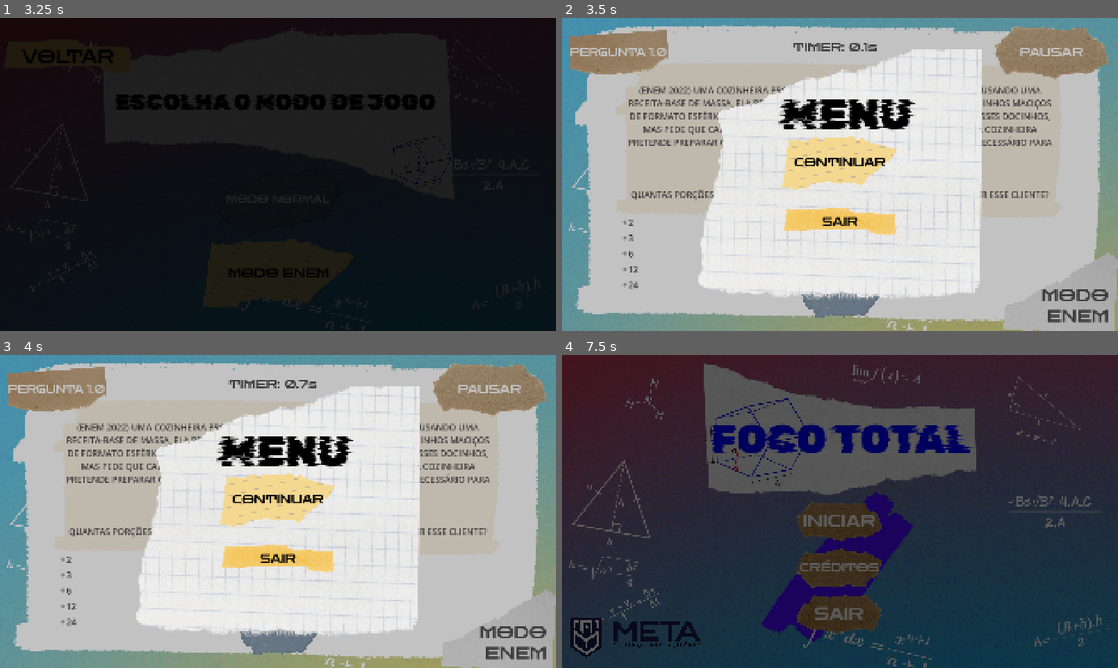
Above: before the commit, frames 1-4 (two rows, left to right).
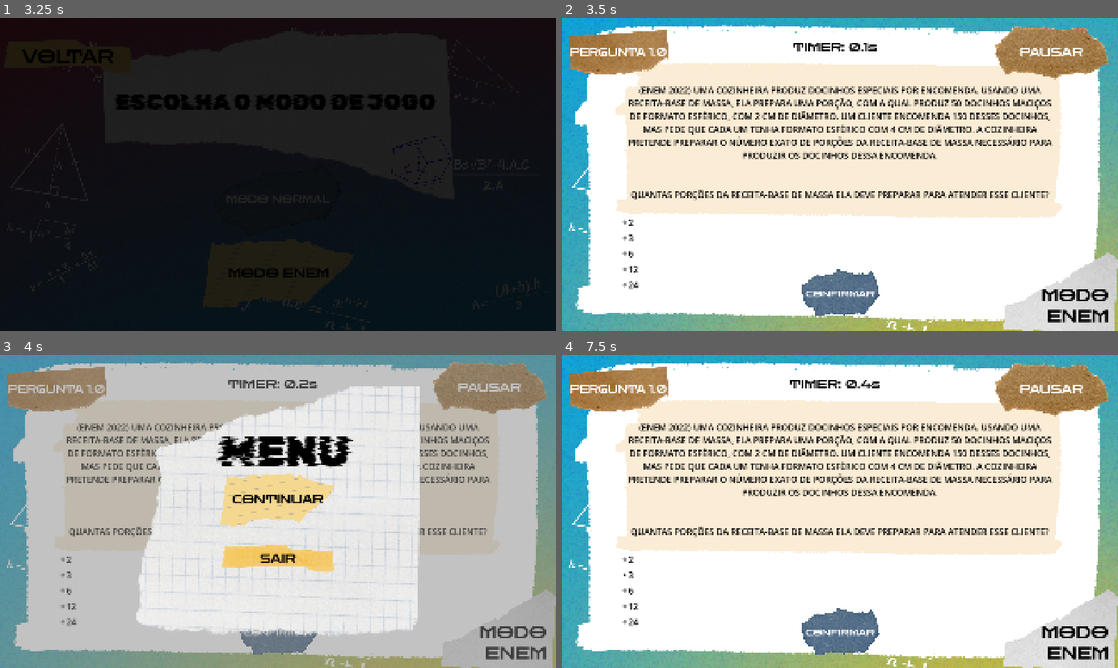
Above: after the commit, the same moments.

Repository: ArthurRosario/Ferramenta-de-auxilio-de-questoes-de-matematica
Game: Godot game, scene res://cenas/menu_principal.tscn
Two runs of this game, one before a commit and one after it. Both use one fixed random seed, a clock stepped at 60 frames per second and the inputs below. The engine's default icon, where the game draws it, is replaced by a stand-in: a white triangle on a blue panel in a dark square.
Inputs:
- Up to frame 1 (3.25 s): click "INICIAR" at 0.5 s; click "MODO NORMAL" at 1.25 s; click "MODO NORMAL" at 2 s; click "MODO ENEM" at 2.75 s
- Up to frame 2 (3.5 s): no input
- Up to frame 3 (4 s): click "PAUSAR" at 3.5 s
- Up to frame 4 (7.5 s): click "2" at 4.25 s; click "INICIAR" at 5 s; click "VOLTAR" at 5.75 s; click "MODO ENEM" at 6.5 s; click "3" at 7.25 s

Frame 1 is identical in both runs. In frame 2, 74% of the frame differs, in the area x 0-100%, y 0-100%; in frame 3, 0.6%; in frame 4, 99%.

Commit message:
aa

Diff:
--- a/cenas/menu_pause.tscn
+++ b/cenas/menu_pause.tscn
@@ -91,7 +91,6 @@
 anchor_bottom = 1.0
 grow_horizontal = 2
 grow_vertical = 2
-mouse_filter = 0
 theme_override_colors/font_color = Color(0, 0, 0, 1)
 theme_override_fonts/font = ExtResource("5_ggfhm")
 theme_override_font_sizes/font_size = 40
--- a/scripts/menu_pause.gd
+++ b/scripts/menu_pause.gd
@@ -2,7 +2,7 @@
 
 
 func _ready() -> void:
-	visible = true
+	visible = false
 
 func _on_btn_continuar_pressed() -> void:
 	visible = false
--- a/scripts/modo_enem.gd
+++ b/scripts/modo_enem.gd
@@ -84,7 +84,6 @@
 
 func _on_botao_pause_pressed() -> void:
 	jogo_pausado = true
-	get_tree().paused = true
 	menu_pause.visible = true
 
 func retomar_jogo() -> void:
